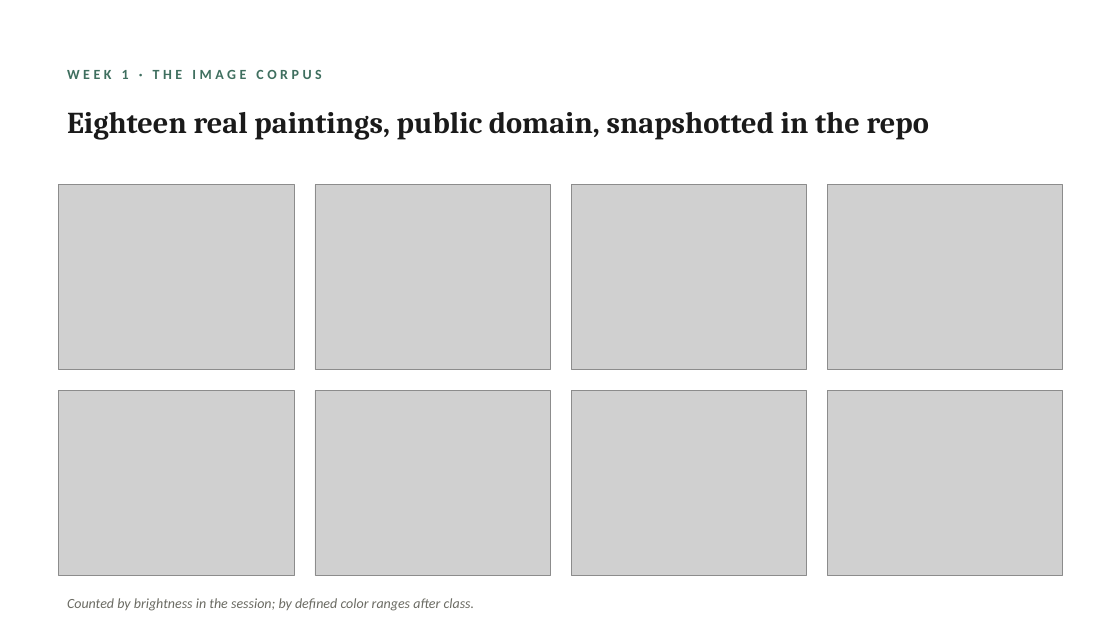
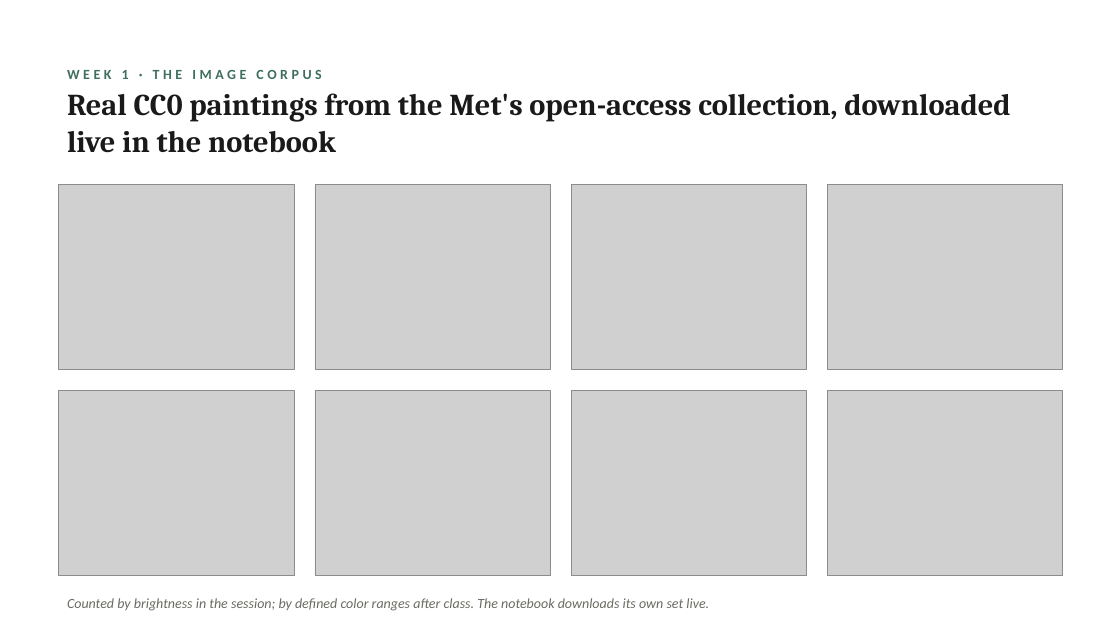
Before and after one commit to lucianli123/culture-as-data-2026, a slide deck: slide 15 of slides/pptx/week-01.pptx. Drawn at 1120x630 pixels with LibreOffice and Linux fonts; fonts in the diff are those of the drawing; grey boxes stand for pictures. Boxes give left, top, right and bottom in pixels: in the first picture for what was removed or moved away, otherwise in the second. Text is boxed around its words. In the diff, an @@ line names an element or a change of style, - is before the commit and + after.

Commit message:
Python basics cells in Week 1; all notebooks pull live from source (Gutenberg, Met API), cached-data references removed

```diff
--- a/slides/pptx/week-01.pptx
+++ b/slides/pptx/week-01.pptx
@@ text at box(67, 93, 1010, 153): text changed @@
-Eighteen real paintings, public domain, snapshotted in the repo
+Real CC0 paintings from the Met's open-access collection, downloaded live in the notebook
@@ text at box(67, 598, 709, 611): text changed @@
-Counted by brightness in the session; by defined color ranges after class.
+Counted by brightness in the session; by defined color ranges after class. The notebook downloads its own set live.
```
Also in this commit, not shown: 3 other slides changed, 24 other files.
